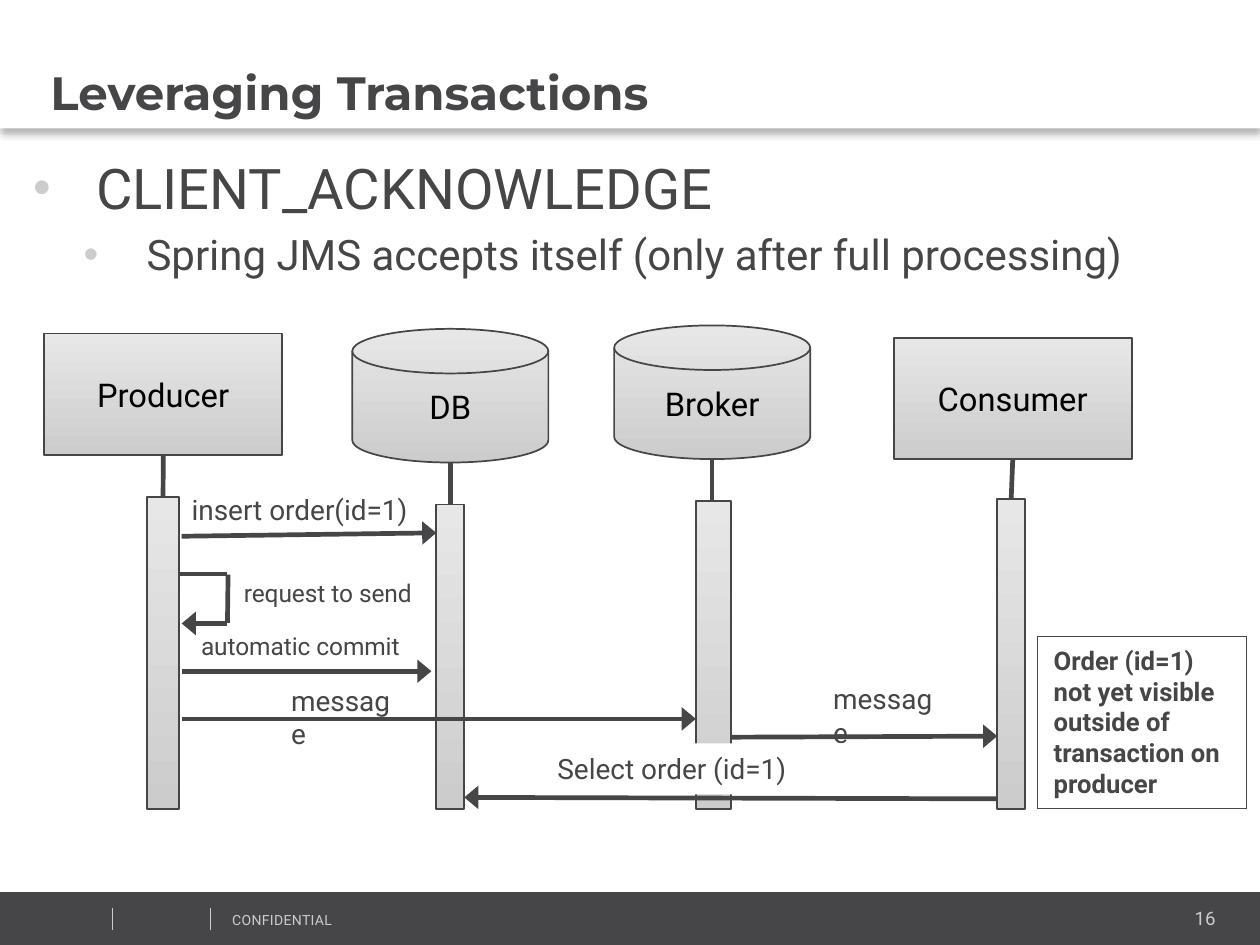
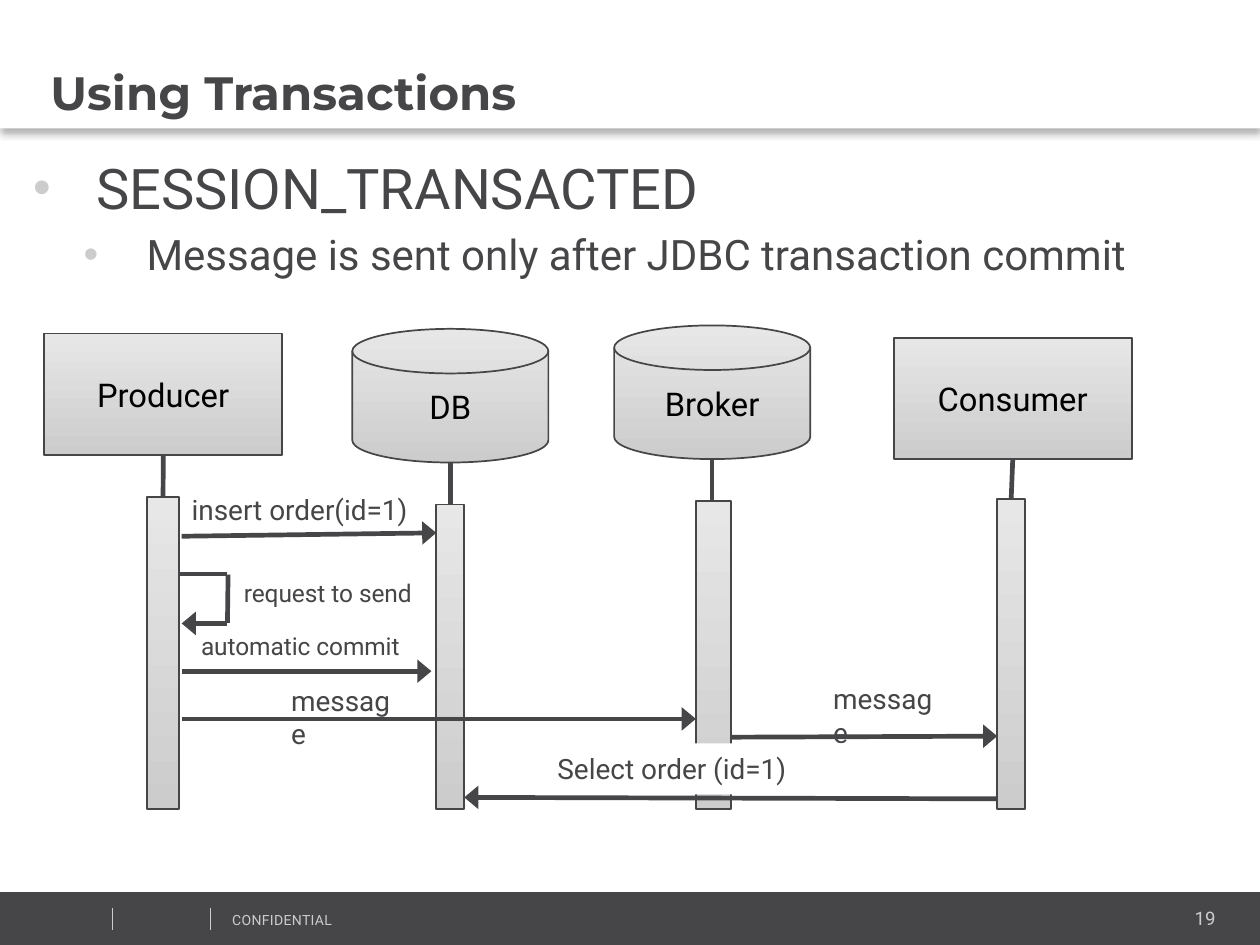
Before and after one commit to vitali-kviatkouski/personal, a slide deck: slide 19 of CamelPresentationITWeek2017.pptx (slide 16 before the commit). Drawn at 1260x945 pixels with LibreOffice and Linux fonts; fonts in the diff are those of the drawing; background and template pictures are left out. Boxes give left, top, right and bottom in pixels: in the first picture for what was removed or moved away, otherwise in the second. Text is boxed around its words. In the diff, an @@ line names an element or a change of style, - is before the commit and + after.

```diff
--- a/CamelPresentationITWeek2017.pptx
+++ b/CamelPresentationITWeek2017.pptx
@@ text at (50,73,516,120): text changed @@
-Leveraging Transactions
+Using Transactions
@@ text at (96,168,1125,279): text changed @@
-    • CLIENT_ACKNOWLEDGE
-      • Spring JMS accepts itself (only after full processing)
+    • SESSION_TRANSACTED
+      • Message is sent only after JDBC transaction commit
@@ rectangle removed at (1037,637,1245,810) @@
-Order (id=1) not yet visible outside of transaction on producer
@@ page number at (1195,911,1216,925): text changed @@
-16
+19
```
Also in this commit, not shown: 11 other slides changed, 6 slides added, 1 other file.
